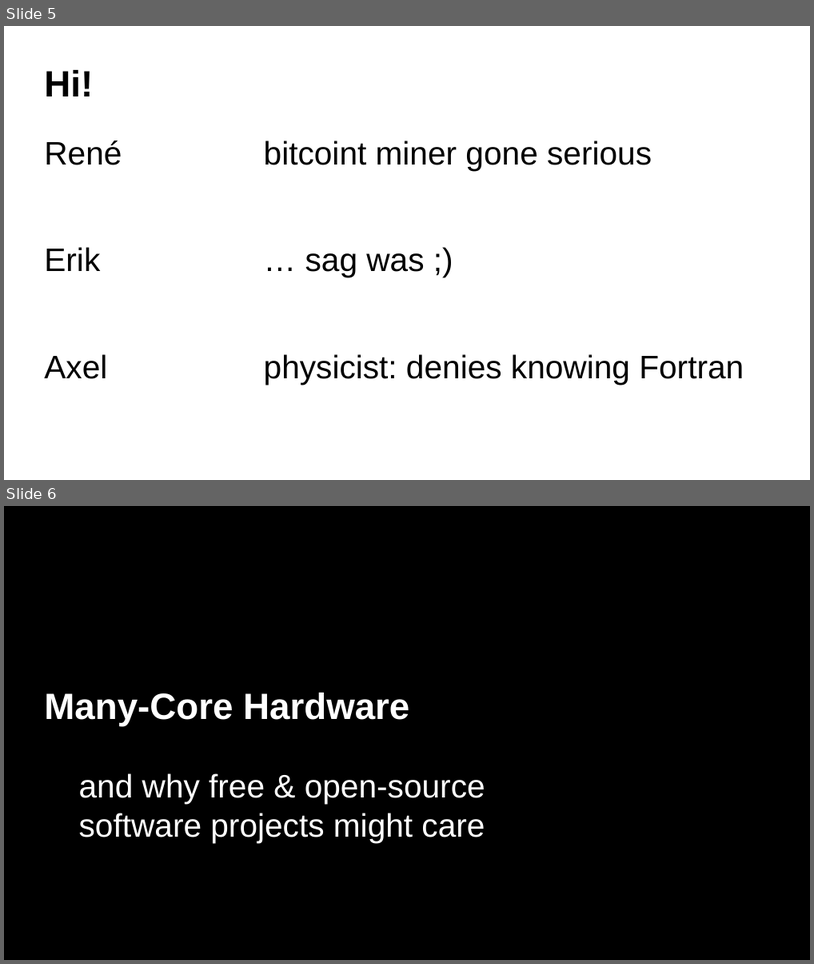
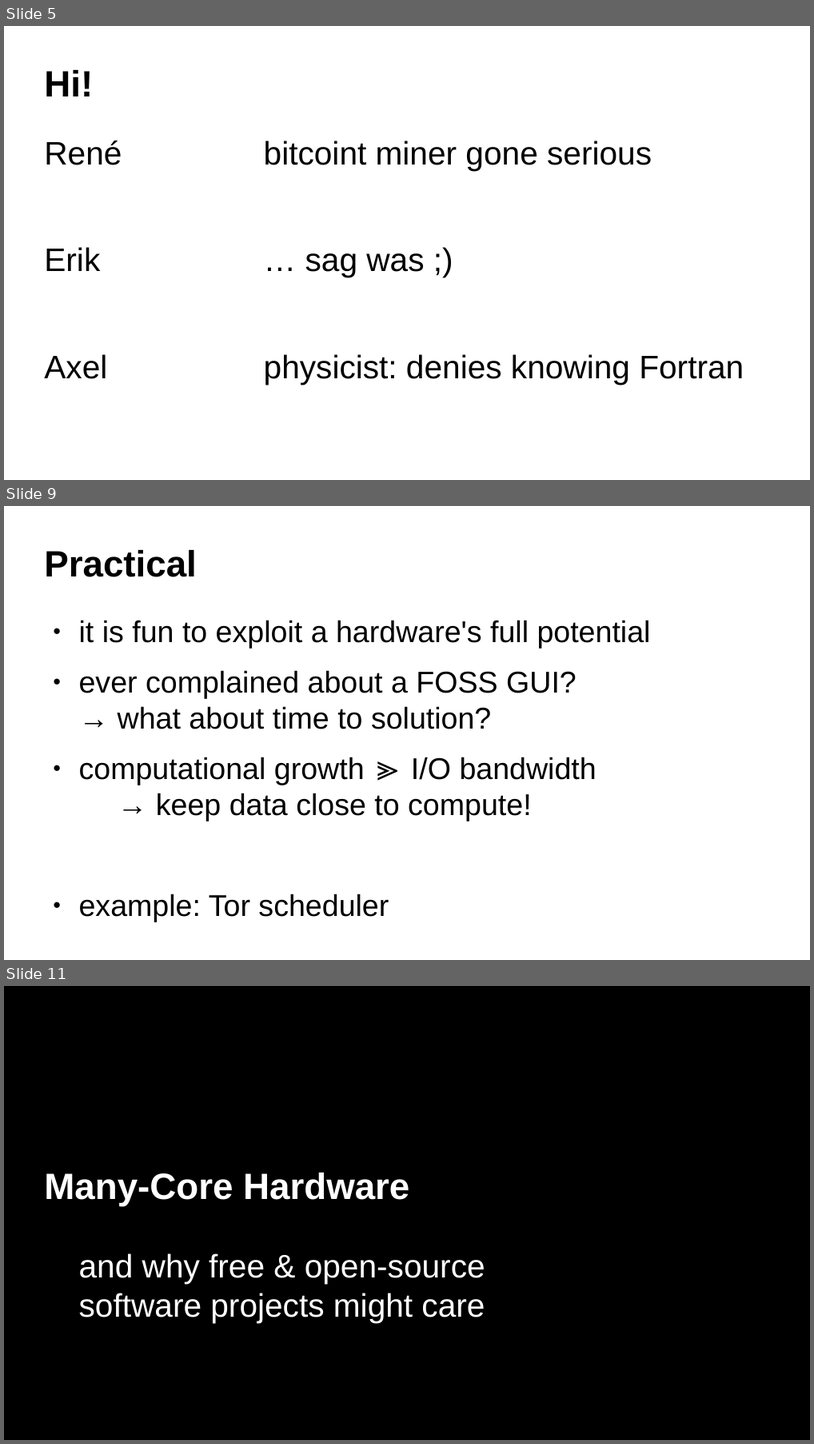
Before and after one commit to ax3l/datenspuren_2016, a slide deck: Slides.odp. Shown one above the other, each under a label of ours: slides 5 and 6 before the commit, slides 5, 9 and 11 after it; the slides between them are not shown. The pictures are 814x964 and 814x1444 pixels, drawn with LibreOffice and Linux fonts; fonts in the diff are those of the drawing; background and template pictures are left out. Boxes give left, top, right and bottom in pixels: in the first picture for what was removed or moved away, otherwise in the second. Text is boxed around its words. In the diff, an @@ line names an element or a change of style, - is before the commit and + after.

```diff
--- a/Slides.odp
+++ b/Slides.odp
@@ slide 9 added at (4, 506, 810, 960), background #FFFFFF @@
@@ title added at (44, 550, 196, 577), 36 pt, text #000000, bold @@
+Practical
@@ text added at (79, 620, 651, 821), 29.6 pt, text #000000 @@
+● it is fun to exploit a hardware's full potential
+● ever complained about a FOSS GUI?
+  → what about time to solution?
+● computational growth ≫ I/O bandwidth
+  → keep data close to compute!
+● example: Tor scheduler
@@ what was slide 6 is now slide 11 @@
```
Also in this commit, not shown: 6 slides changed, 4 other slides added.
